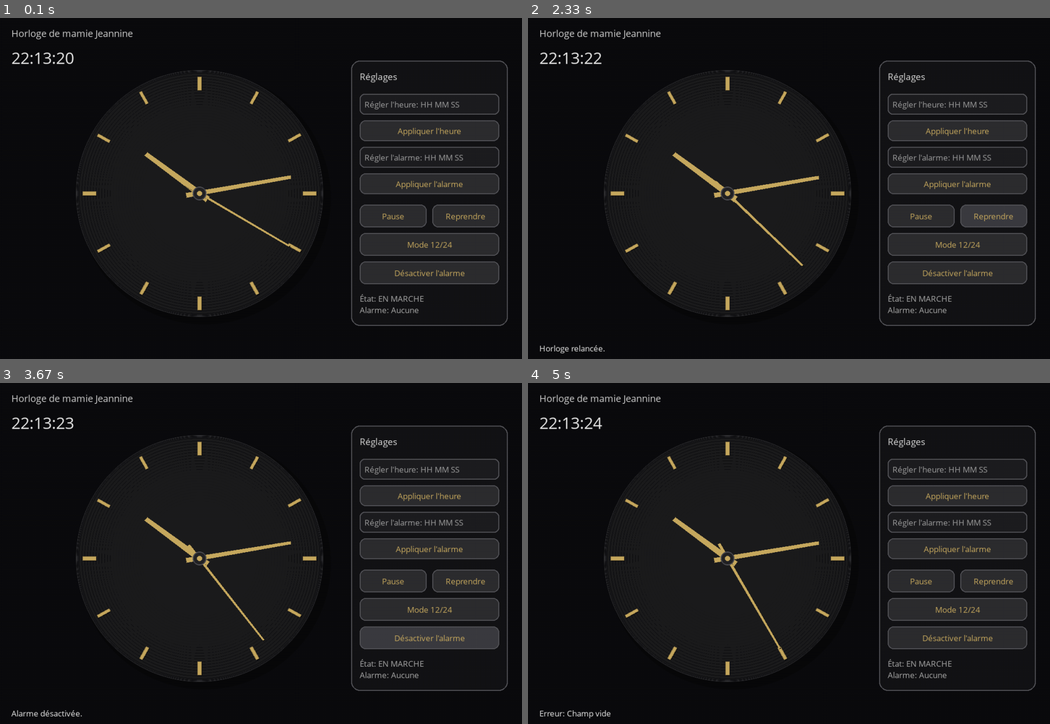
Above: before the commit, frames 1-4 (two rows, left to right).
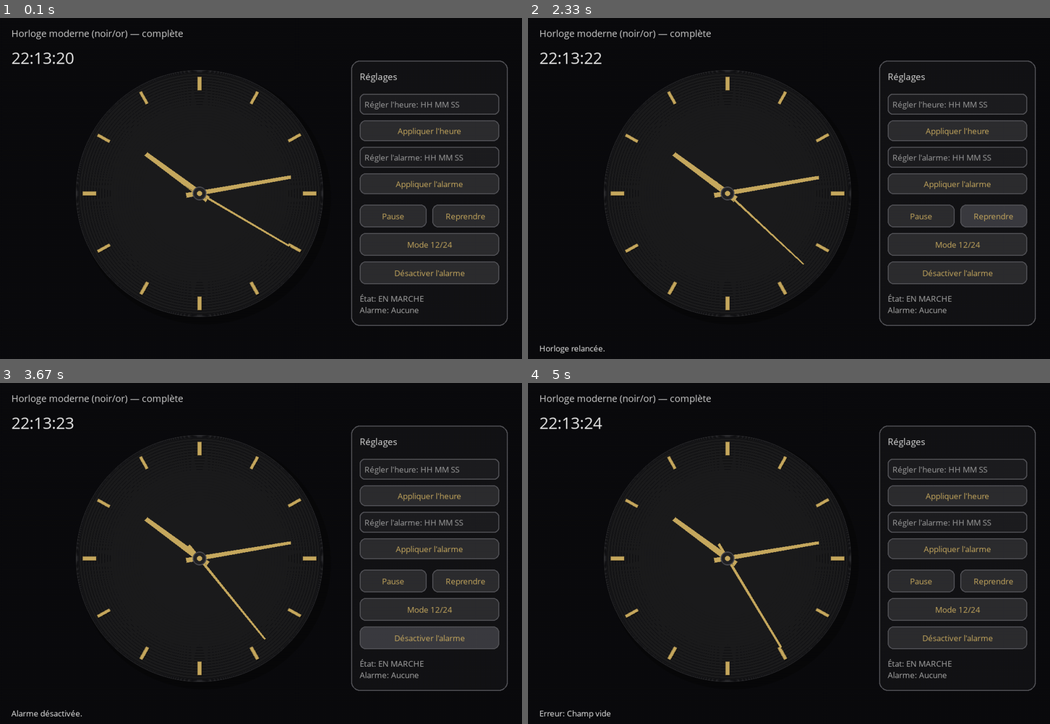
Above: after the commit, the same moments.

Repository: lukashaulet-rgp/clock
Game: pygame game, started from clock_pygame.py
Two runs of this game, one before a commit and one after it. Both use one fixed random seed, a clock stepped at 60 frames per second and the inputs below.
Inputs (mouse positions are in pixels of both pictures, inside the frame that each line leads up to):
- Up to frame 1 (0.1 s): no input
- Up to frame 2 (2.33 s): hold Esc 0.33-0.8 s; type "an" at 0.88 s; type "n" at 1.08 s; tap Enter at 1.22, 1.77 s; click (627, 266) at 1.48 s; click "Reprendre" at 2.15 s
- Up to frame 3 (3.67 s): click (234, 642) at 2.48 s; click (459, 683) at 2.82 s; click (365, 526) at 3.15 s; click (443, 642) at 3.48 s
- Up to frame 4 (5 s): click (976, 526) at 3.82 s; click (898, 492) at 4.15 s; click (637, 488) at 4.48 s

The runs differ from the first frame. In frame 1, 0.3% of the frame differs, in the area x 9-36%, y 3-7%; in frame 2, 0.4%; in frame 3, 0.4%; in frame 4, 0.4%, in the area x 9-56%, y 3-79%.

Commit message:
Fix sacade aiguille seconde

Diff:
--- a/clock_pygame.py
+++ b/clock_pygame.py
@@ -3,7 +3,9 @@
 import pygame
 import pygame.gfxdraw
 
+# -----------------------------
 # Helpers
+# -----------------------------
 def polar_to_xy(cx, cy, radius, angle_rad):
     """0 rad = en haut (12h). Sens horaire."""
     x = cx + radius * math.sin(angle_rad)
@@ -87,7 +89,9 @@
         raise ValueError("Heure invalide (0-23 / 0-59 / 0-59)")
     return h, m, sec
 
+# -----------------------------
 # UI
+# -----------------------------
 class Button:
     def __init__(self, rect, text, font):
         self.rect = pygame.Rect(rect)
@@ -149,10 +153,12 @@
     def get_value(self):
         return self.text.strip()
 
+# -----------------------------
 # Main
+# -----------------------------
 def main():
     pygame.init()
-    pygame.display.set_caption("Horloge de mamie Jeannine")
+    pygame.display.set_caption("Horloge Moderne (noir/or) - complète")
 
     W, H = 1100, 720
     screen = pygame.display.set_mode((W, H))
@@ -246,7 +252,9 @@
     # tick 1 seconde (logique)
     last_tick_ms = pygame.time.get_ticks()
 
+    # -----------------------------
     # UI panel à droite (layout auto)
+    # -----------------------------
     panel_x = 740
     panel_w = 330
     panel_rect = pygame.Rect(panel_x, 90, panel_w, 560)
@@ -283,14 +291,13 @@
     message_until = 0
     alarm_popup_until = 0
 
-    running = True
-
-    # Quit confirmation + fade-out
+    # --- Quit confirmation + fade-out ---
     quit_confirm = False
     fading_out = False
     fade_alpha = 0
     FADE_SPEED = 12  # plus grand = plus rapide
 
+    running = True
     while running:
         mouse_pos = pygame.mouse.get_pos()
         now_ms = pygame.time.get_ticks()
@@ -311,25 +318,24 @@
 
         for event in pygame.event.get():
             if event.type == pygame.QUIT:
-                # Même comportement que ÉCHAP : demander confirmation
-                if not fading_out:
-                    quit_confirm = True
-
-            # Gestion clavier (solution recommandée : événement KEYDOWN)
+                quit_confirm = True
+
+            # Quitter avec confirmation (solution recommandée = KEYDOWN)
             if event.type == pygame.KEYDOWN:
-                # Si la popup de confirmation est affichée
+                # Si on est dans la confirmation
                 if quit_confirm and not fading_out:
-                    if event.key in (pygame.K_y, pygame.K_RETURN):  # Oui
+                    if event.key in (pygame.K_y, pygame.K_RETURN):   # Oui
                         fading_out = True
-                    elif event.key in (pygame.K_n, pygame.K_ESCAPE):  # Non
+                    elif event.key in (pygame.K_n, pygame.K_ESCAPE): # Non
                         quit_confirm = False
-                # Sinon, ÉCHAP ouvre la popup
+
+                # Si on n'est PAS dans la confirmation
                 elif not quit_confirm and not fading_out:
                     if event.key == pygame.K_ESCAPE:
                         quit_confirm = True
 
             # Tant qu'on est dans la confirmation (et pas en fade),
-            # on bloque les interactions (boutons / champs)
+            # on bloque le reste des interactions
             if quit_confirm and not fading_out:
                 continue
 
@@ -403,15 +409,23 @@
         screen.fill(BG)
 
         # Header
-        screen.blit(font_title.render("Horloge de mamie Jeannine", True, (210, 210, 210)), (24, 18))
+        screen.blit(font_title.render("Horloge moderne (noir/or) — complète", True, (210, 210, 210)), (24, 18))
 
         # Cadran
         dial_rect = dial_surf.get_rect(center=(cx, cy))
         screen.blit(dial_surf, dial_rect)
 
         # Angle "fluide" des secondes pour l'affichage
-        frac = (pygame.time.get_ticks() % 1000) / 1000.0
-        sec_display = cur_s + (0 if paused else frac)
+        # IMPORTANT: on aligne la fraction de seconde sur le tick interne (last_tick_ms),
+        # sinon l'aiguille des secondes "saute" quand cur_s change.
+        frac = 0.0
+        if not paused:
+            frac = (now_ms - last_tick_ms) / 1000.0
+            if frac < 0.0:
+                frac = 0.0
+            if frac > 0.999:
+                frac = 0.999
+        sec_display = cur_s + frac
 
         hour12 = cur_h % 12
         ang_s = (sec_display / 60.0) * 2 * math.pi
@@ -480,28 +494,19 @@
             pygame.draw.rect(screen, (25, 25, 28), box, border_radius=18)
             pygame.draw.rect(screen, GOLD, box, 2, border_radius=18)
 
-            title = pygame.font.SysFont("Segoe UI", 32).render(
-                "Êtes-vous sûr de vouloir quitter ?",
-                True,
-                (235, 235, 235),
-            )
+            title = pygame.font.SysFont("Segoe UI", 32).render("Êtes-vous sûr de vouloir quitter ?", True, (235, 235, 235))
             screen.blit(title, title.get_rect(center=(box.centerx, box.y + 55)))
 
-            hint = pygame.font.SysFont("Segoe UI", 20).render(
-                "Oui : Entrée / Y     —     Non : N / Échap",
-                True,
-                (190, 190, 190),
-            )
+            hint = pygame.font.SysFont("Segoe UI", 20).render("Oui : Entrée / Y     —     Non : N / Échap", True, (190, 190, 190))
             screen.blit(hint, hint.get_rect(center=(box.centerx, box.y + 120)))
 
-        # Fade-out élégant (sortie)
+        # Fade-out élégant
         if fading_out:
             fade_alpha = min(255, fade_alpha + FADE_SPEED)
             fade = pygame.Surface((W, H))
             fade.fill((0, 0, 0))
             fade.set_alpha(fade_alpha)
             screen.blit(fade, (0, 0))
-
             if fade_alpha >= 255:
                 running = False
 
